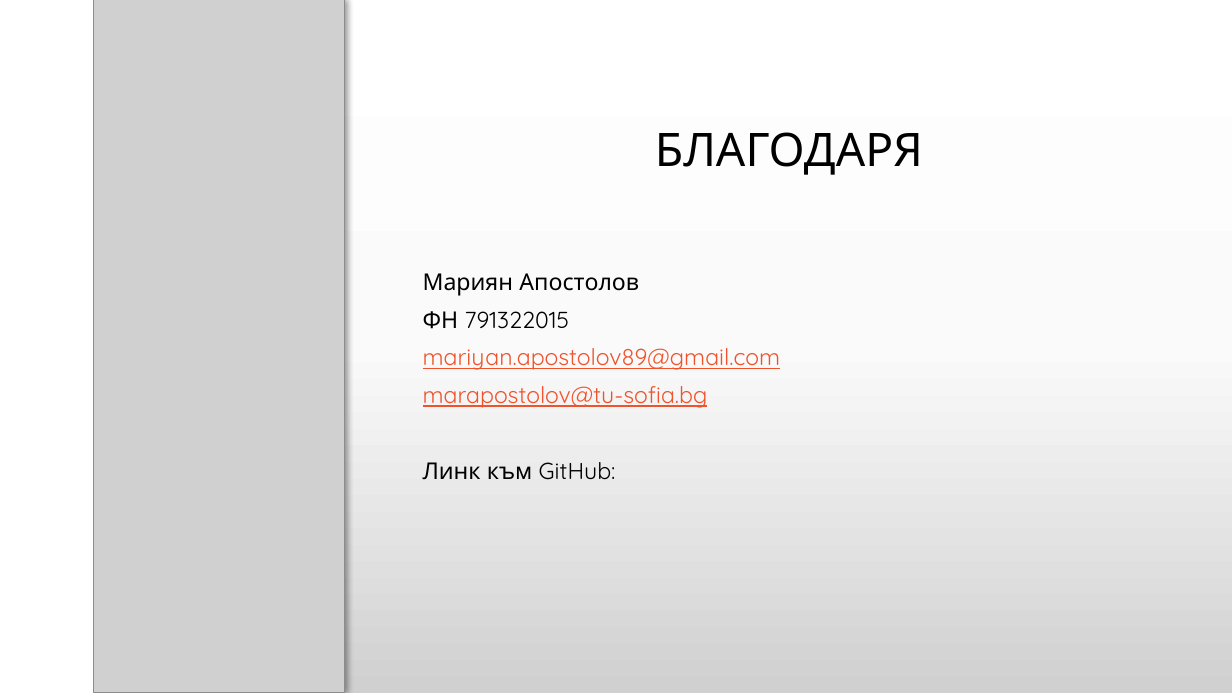
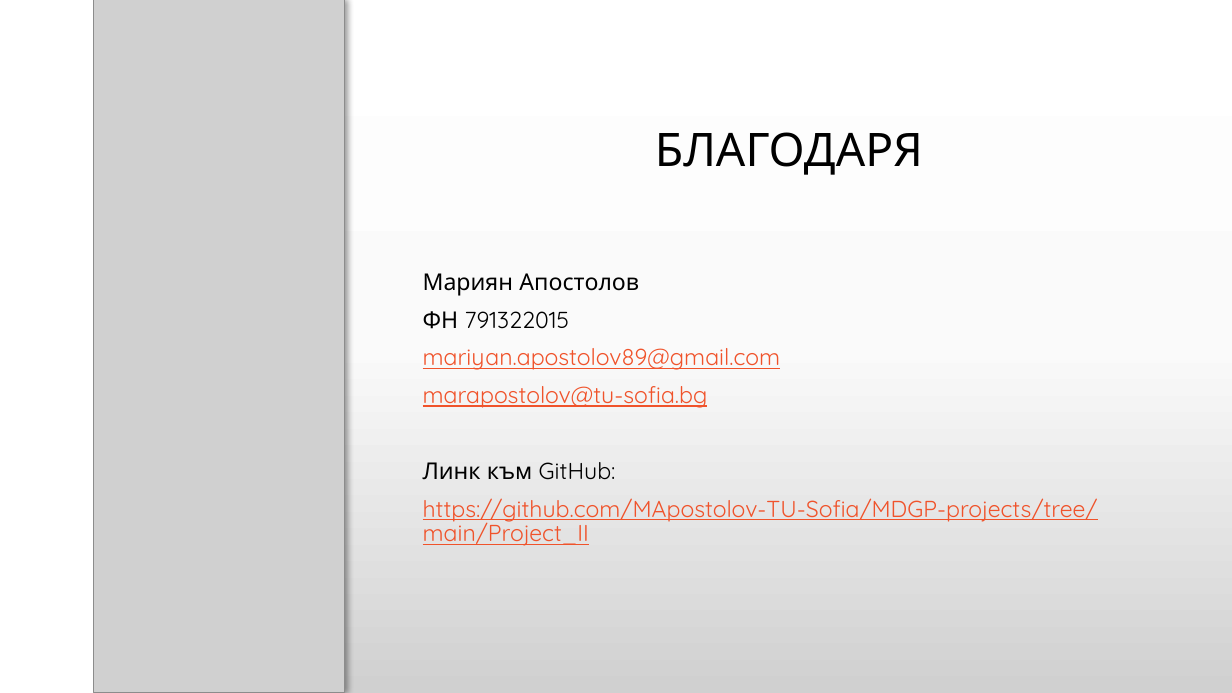
Before and after one commit to MApostolov-TU-Sofia/MDGP-projects, a slide deck: slide 11 of Project_II/Documentation/MDGP_Project_02_MApostolov.pptx. Drawn at 1232x693 pixels with LibreOffice and Linux fonts; fonts in the diff are those of the drawing; grey boxes stand for pictures; background and template pictures are left out. Boxes give left, top, right and bottom in pixels: in the first picture for what was removed or moved away, otherwise in the second. Text is boxed around its words. In the diff, an @@ line names an element or a change of style, - is before the commit and + after.

Commit message:
Project 2 - presentation - added link to gh

```diff
--- a/Project_II/Documentation/MDGP_Project_02_MApostolov.pptx
+++ b/Project_II/Documentation/MDGP_Project_02_MApostolov.pptx
@@ text at [423, 498, 1098, 546]: paragraph added @@
+https://github.com/MApostolov-TU-Sofia/MDGP-projects/tree/main/Project_II
```
